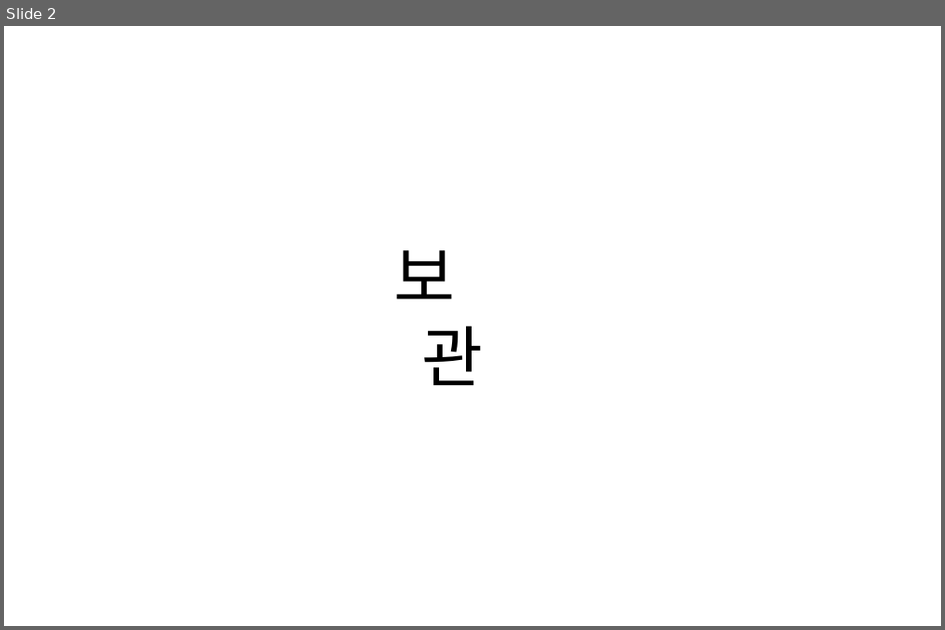
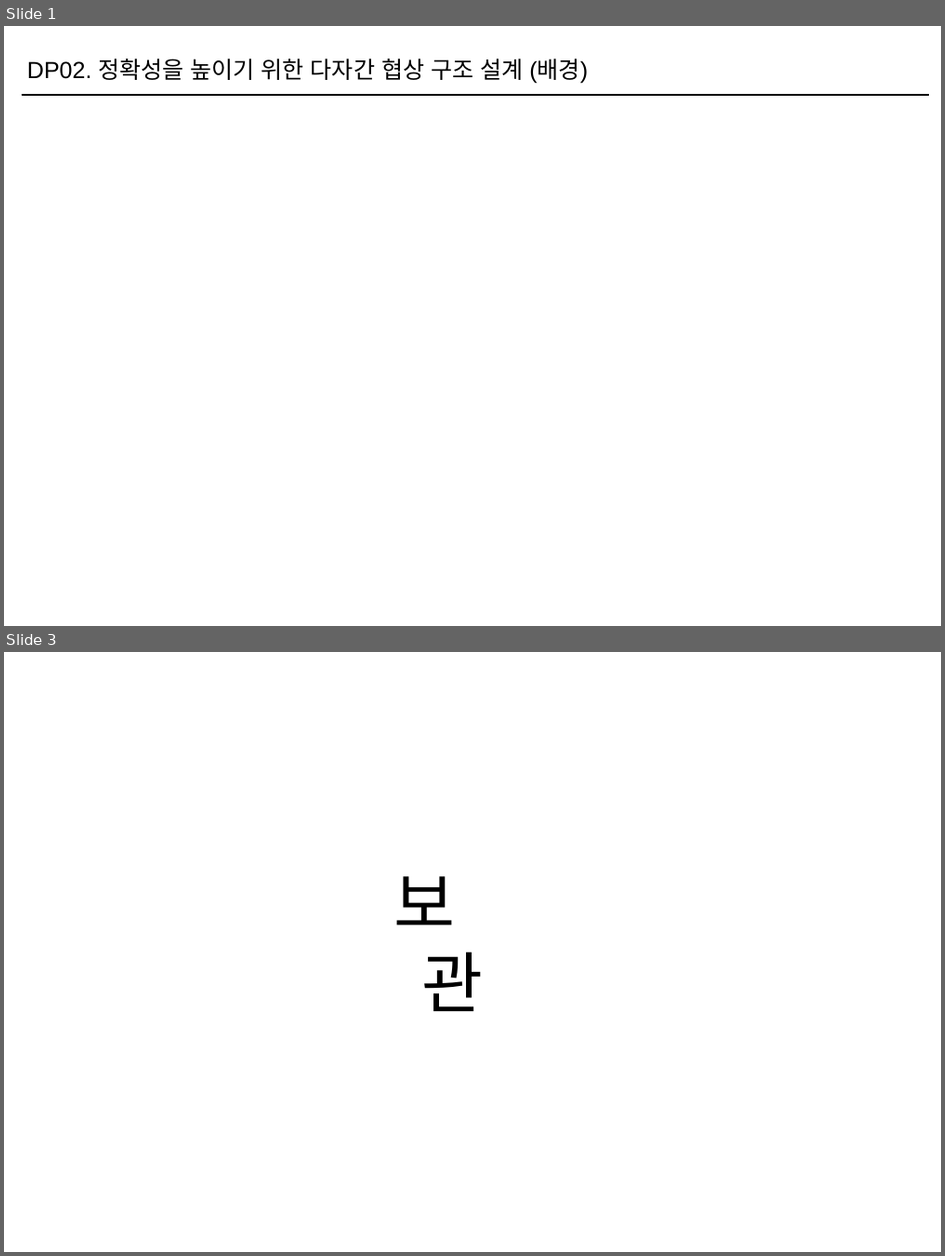
Before and after one commit to Sunwoo-Nam/architect-teamproject, a slide deck: docs/changbae/51-1A-vs-2-구조도/51-1A-vs-2-구조도.pptx. Shown one above the other, each under a label of ours: slide 2 before the commit, slides 1 and 3 after it; the slides between them are not shown. The pictures are 945x630 and 945x1256 pixels, drawn with LibreOffice and Linux fonts; fonts in the diff are those of the drawing. Boxes give left, top, right and bottom in pixels: in the first picture for what was removed or moved away, otherwise in the second. Text is boxed around its words. In the diff, an @@ line names an element or a change of style, - is before the commit and + after.

```diff
--- a/docs/changbae/51-1A-vs-2-구조도/51-1A-vs-2-구조도.pptx
+++ b/docs/changbae/51-1A-vs-2-구조도/51-1A-vs-2-구조도.pptx
@@ slide 1 added at [4,26,941,626], background #FFFFFF @@
@@ text added at [27,59,588,84], 28 pt, text #000000 @@
+DP02. 정확성을 높이기 위한 다자간 협상 구조 설계 (배경)
@@ line added from (22, 95) to (929, 95), #000000 2 pt @@
@@ what was slide 2 is now slide 3 @@
```
Also in this commit, not shown: 1 slide changed, 15 other slides added, 1 other file.
